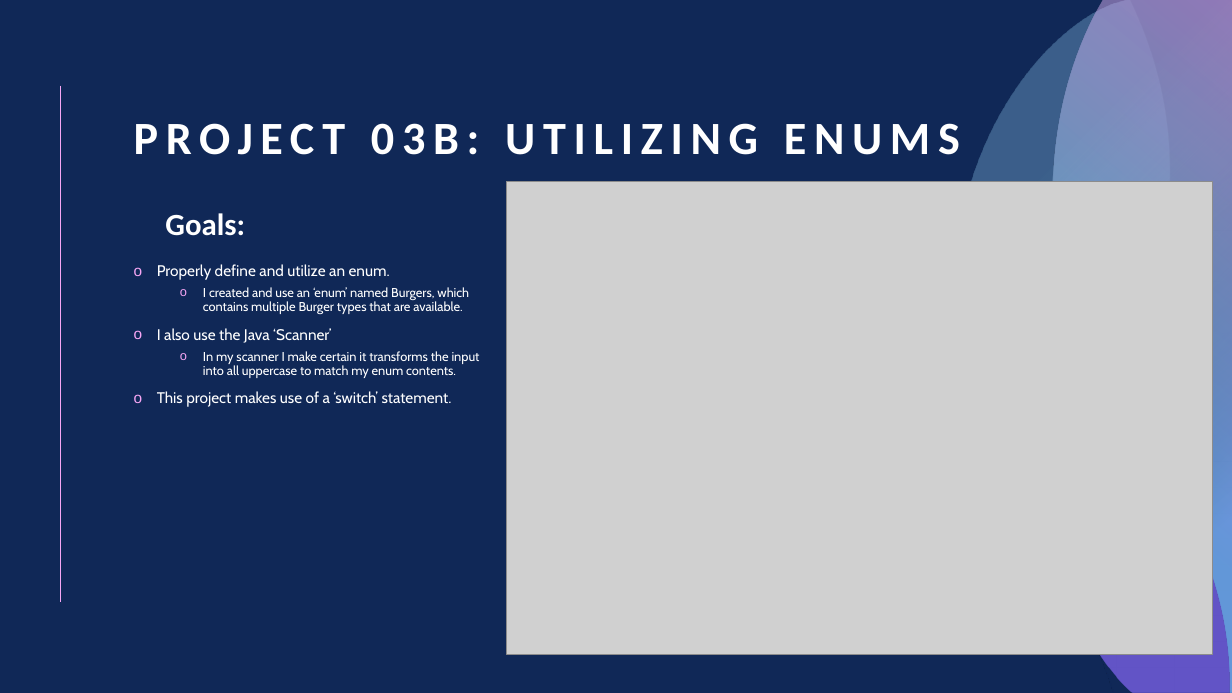
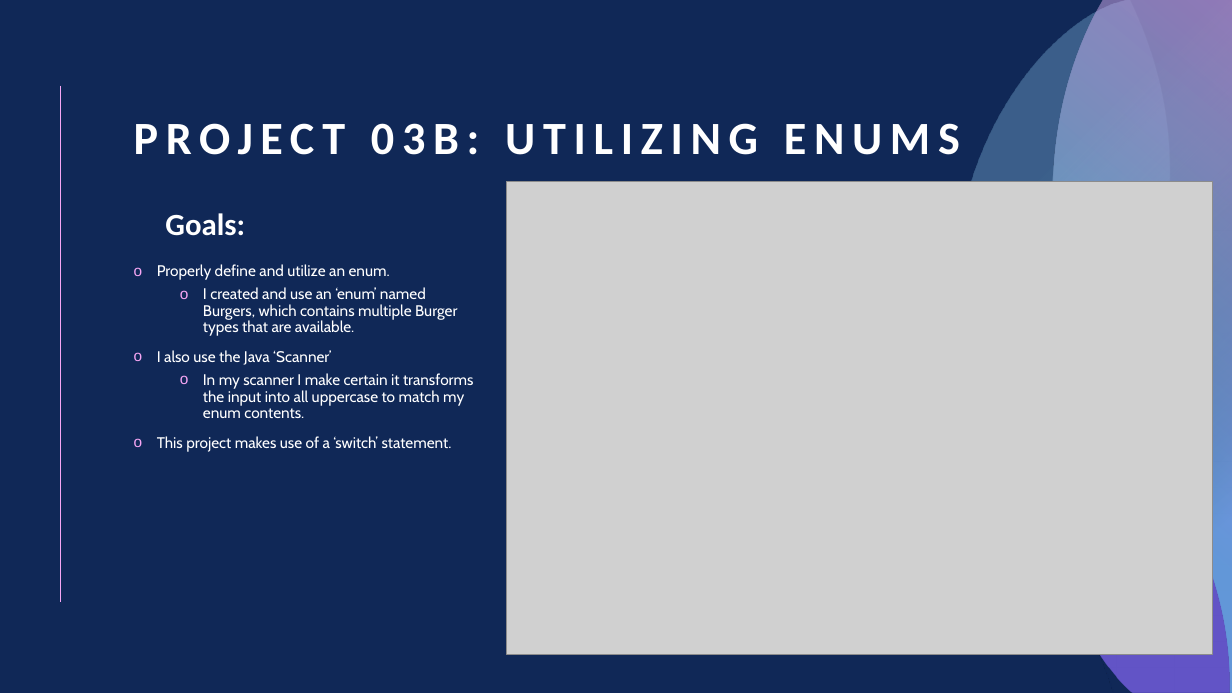
Before and after one commit to Ploppa-Smurph/ctec151_java, a slide deck: slide 10 of portfolio_midterm/151portfolio_midterm.pptx (slide 8 before the commit). Drawn at 1232x693 pixels with LibreOffice and Linux fonts; fonts in the diff are those of the drawing; grey boxes stand for pictures. Boxes give left, top, right and bottom in pixels: in the first picture for what was removed or moved away, otherwise in the second. Text is boxed around its words. In the diff, an @@ line names an element or a change of style, - is before the commit and + after.

```diff
--- a/portfolio_midterm/151portfolio_midterm.pptx
+++ b/portfolio_midterm/151portfolio_midterm.pptx
@@ text at [203,287,474,418]: size 10 to 12 pt in "I created and use an ‘enum’ named ...", "In my scanner I make certain it ..." @@
```
Also in this commit, not shown: 8 other slides changed, 8 slides added.
